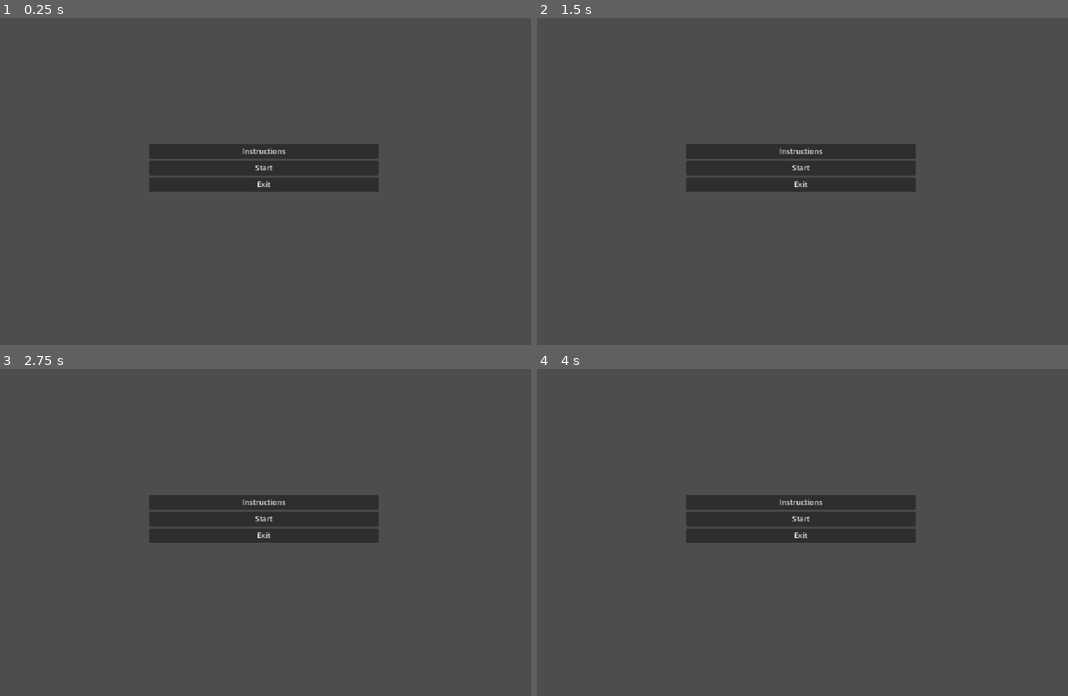
Above: before the commit, frames 1-4 (two rows, left to right).
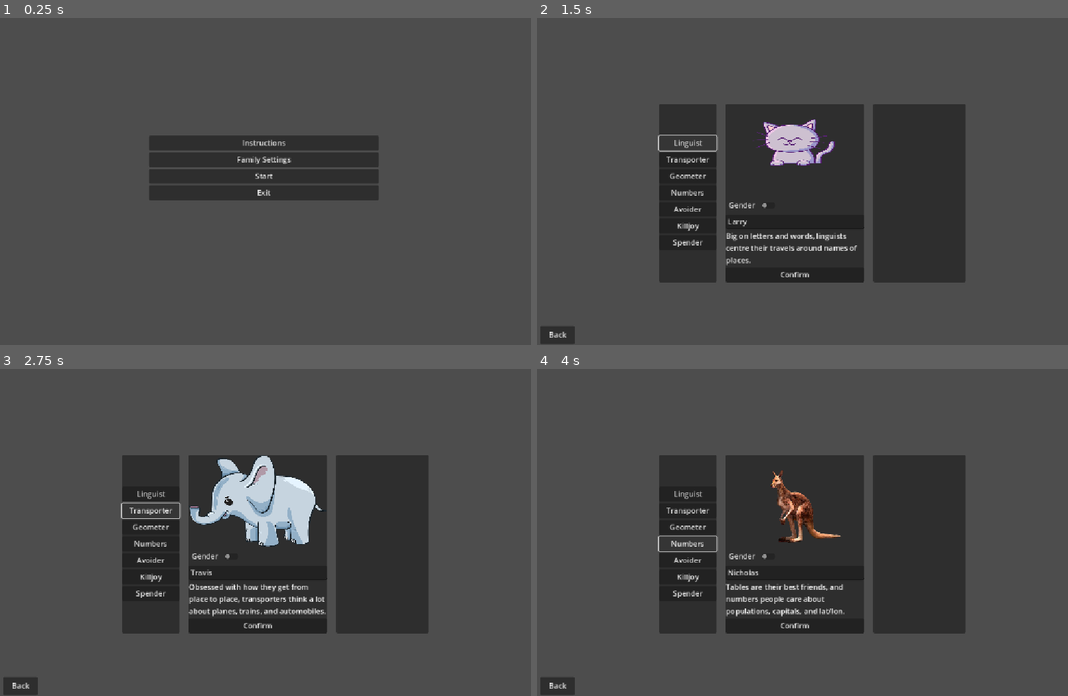
Above: after the commit, the same moments.

Repository: CanadianBoson/family-vacation
Game: Godot game, scene res://main_menu.tscn
Same seed, same stepped clock (60 frames per second), same inputs: the game is played once before the commit and once after it.
Inputs (mouse positions are in pixels of both pictures, inside the frame that each line leads up to):
- Up to frame 1 (0.25 s): no input
- Up to frame 2 (1.5 s): click (802, 158) at 0.5 s, where only the run after the commit has a clickable "Family Settings"; click (685, 142) at 1.25 s, where only the run after the commit has a clickable "Linguist"
- Up to frame 3 (2.75 s): click (148, 509) at 2 s, where only the run after the commit has a clickable "Transporter"
- Up to frame 4 (4 s): click (685, 525) at 2.75 s, where only the run after the commit has a clickable "Geometer"; click (685, 542) at 3.5 s, where only the run after the commit has a clickable "Numbers"

The runs differ from the first frame. In frame 1, 3.2% of the frame differs, in the area x 28-72%, y 35-56%; in frame 2, 25%; in frame 3, 26%, in the area x 0-81%, y 26-100%; in frame 4, 25%.

Commit message:
feat: add family settings menu and GUI

Diff:
--- /dev/null
+++ b/data/families.json
@@ -0,0 +1,53 @@
+{
+  "families": {
+	"Linguist": {
+	  "default_name_male": "Larry",
+	  "default_name_female": "Laurie",
+	  "image_path_male": "res://menu_images/cat.png",
+	  "image_path_female": "res://menu_images/dolphin.png",
+	  "description": "Big on letters and words, linguists centre their travels around names of places."
+	},
+	"Transporter": {
+	  "default_name_male": "Travis",
+	  "default_name_female": "Tabitha",
+	  "image_path_male": "res://menu_images/elephant.png",
+	  "image_path_female": "res://menu_images/fish.png",
+	  "description": "Obsessed with how they get from place to place, transporters think a lot about planes, trains, and automobiles."
+	},
+	"Geometer": {
+	  "default_name_male": "George",
+	  "default_name_female": "Gina",
+	  "image_path_male": "res://menu_images/kangaroo.png",
+	  "image_path_female": "res://menu_images/pig.png",
+	  "description": "In love with the shape of paths, geometers care about how the route twists and turns."
+	},
+	"Numbers": {
+	  "default_name_male": "Nicholas",
+	  "default_name_female": "Nikita",
+	  "image_path_male": "res://menu_images/kangaroo.png",
+	  "image_path_female": "res://menu_images/pig.png",
+	  "description": "Tables are their best friends, and numbers people care about populations, capitals, and lat/lon."
+	},
+	"Avoider": {
+	  "default_name_male": "Adam",
+	  "default_name_female": "Alison",
+	  "image_path_male": "res://menu_images/kangaroo.png",
+	  "image_path_female": "res://menu_images/pig.png",
+	  "description": "Scared of new experiences, avoiders have requirements about where not to go and where to pass through."
+	},
+	"Killjoy": {
+	  "default_name_male": "Kevin",
+	  "default_name_female": "Keira",
+	  "image_path_male": "res://menu_images/kangaroo.png",
+	  "image_path_female": "res://menu_images/pig.png",
+	  "description": "Every family has one -- killjoys are here to put limits on costs, distances, and number of places visited."
+	},
+	"Spender": {
+	  "default_name_male": "Steven",
+	  "default_name_female": "Serena",
+	  "image_path_male": "res://menu_images/kangaroo.png",
+	  "image_path_female": "res://menu_images/pig.png",
+	  "description": "The opposite of killjoys, costly family members want it all and they want it now."
+	}
+  }
+}
--- /dev/null
+++ b/family_item.gd
@@ -0,0 +1,20 @@
+# family_item.gd
+# This script represents a single confirmed entry in the right-hand list.
+extends PanelContainer
+
+# This signal will be emitted when the item is middle-clicked.
+signal delete_requested
+
+func _ready():
+	# Connect to the input signal to detect mouse clicks.
+	gui_input.connect(_on_gui_input)
+
+# This function allows the main scene to set the display text.
+func set_info(text: String):
+	$InfoLabel.text = text
+
+# In confirmed_family_item.gd
+
+func _on_gui_input(event: InputEvent):
+	if event is InputEventMouseButton and event.button_index == MOUSE_BUTTON_MIDDLE and event.is_pressed():
+		delete_requested.emit()
--- /dev/null
+++ b/family_item.tscn
@@ -0,0 +1,9 @@
+[gd_scene load_steps=2 format=3 uid="uid://c6lp02ycsfgwq"]
+
+[ext_resource type="Script" uid="uid://dlu5m0upnhbud" path="res://family_item.gd" id="1_xg680"]
+
+[node name="FamilyItem" type="PanelContainer"]
+script = ExtResource("1_xg680")
+
+[node name="InfoLabel" type="Label" parent="."]
+layout_mode = 2
--- /dev/null
+++ b/family_scene.gd
@@ -0,0 +1,123 @@
+# family_scene.gd
+# This script manages the new three-panel family selection screen with added constraints.
+extends Control
+
+# Preload the new scene for the right-hand panel entries.
+const ConfirmedItemScene = preload("res://family_item.tscn")
+
+# --- UI Node References for the new 3-panel layout ---
+@onready var family_list_vbox: VBoxContainer = $HBoxContainer/LeftPanel/FamilyListVBox
+@onready var family_image: TextureRect = $HBoxContainer/MiddlePanel/VBoxContainer/FamilyImage
+@onready var gender_toggle_button: CheckButton = $HBoxContainer/MiddlePanel/VBoxContainer/GenderToggle
+@onready var name_input: LineEdit = $HBoxContainer/MiddlePanel/VBoxContainer/NameInput
+@onready var description_label: Label = $HBoxContainer/MiddlePanel/VBoxContainer/DescriptionLabel
+@onready var confirm_button: Button = $HBoxContainer/MiddlePanel/VBoxContainer/ConfirmButton
+@onready var confirmed_list_vbox: VBoxContainer = $HBoxContainer/RightPanel/ScrollContainer/ConfirmedListVBox
+@onready var back_button: Button = $BackButton
+
+# --- State Variables ---
+var _family_data = {}
+var _selected_family_key = ""
+var _selected_gender = "male"
+# --- New: Array to track confirmed names for uniqueness ---
+var _confirmed_names = []
+
+func _ready():
+	_load_family_data()
+	_populate_family_list()
+
+	# Connect signals for the middle and back buttons.
+	gender_toggle_button.toggled.connect(_on_gender_toggle_toggled)
+	confirm_button.pressed.connect(_on_confirm_button_pressed)
+	back_button.pressed.connect(_on_back_button_pressed)
+
+	# --- New: Set the max length for the name input ---
+	name_input.max_length = 10
+
+	# Select the first family by default to populate the middle panel.
+	if not _family_data.is_empty():
+		_on_family_selected(_family_data.keys()[0])
+
+# Loads the family data from the JSON file.
+func _load_family_data():
+	var file_path = "res://data/families.json"
+	if not FileAccess.file_exists(file_path): return
+
+	var file = FileAccess.open(file_path, FileAccess.READ)
+	var content = file.get_as_text()
+	var json_data = JSON.parse_string(content)
+	if typeof(json_data) == TYPE_DICTIONARY and json_data.has("families"):
+		_family_data = json_data.families
+
+# Creates the clickable menu in the LeftPanel.
+func _populate_family_list():
+	for family_key in _family_data.keys():
+		var button = Button.new()
+		button.text = family_key # Now only shows the key.
+		button.pressed.connect(_on_family_selected.bind(family_key))
+		family_list_vbox.add_child(button)
+
+# Called when a family button in the LeftPanel is clicked.
+func _on_family_selected(family_key: String):
+	_selected_family_key = family_key
+	_update_middle_panel()
+
+# Called when the GenderToggle button is clicked.
+func _on_gender_toggle_toggled(button_pressed: bool):
+	_selected_gender = "female" if button_pressed else "male"
+	_update_middle_panel()
+
+# Updates the middle panel with the currently selected family's default info.
+func _update_middle_panel():
+	if _selected_family_key.is_empty() or not _family_data.has(_selected_family_key):
+		return
+
+	var data = _family_data[_selected_family_key]
+
+	description_label.text = data.get("description", "No description available.")
+
+	if _selected_gender == "male":
+		name_input.text = data.get("default_name_male", "N/A")
+		family_image.texture = load(data.get("image_path_male", ""))
+	else: # female
+		name_input.text = data.get("default_name_female", "N/A")
+		family_image.texture = load(data.get("image_path_female", ""))
+
+# Called when the "Confirm" button is pressed.
+func _on_confirm_button_pressed():
+	# --- New: Check if the confirmed list is already full ---
+	if confirmed_list_vbox.get_child_count() >= 6:
+		print("Cannot add more than 6 family members.")
+		return
+
+	var final_name = name_input.text
+
+	# --- New: Check if the name is already in use ---
+	if _confirmed_names.has(final_name):
+		print("Error: Name '%s' is already in use." % final_name)
+		return # Stop execution if the name is a duplicate.
+
+	# Create a new instance of our confirmed item scene.
+	var new_item = ConfirmedItemScene.instantiate()
+
+	var info_text = "%s (%s)" % [final_name, _selected_family_key]
+
+	# Set its text and add it to the RightPanel.
+	new_item.set_info(info_text)
+	confirmed_list_vbox.add_child(new_item)
+
+	# --- New: Add the name to our tracking list and connect its delete signal ---
+	_confirmed_names.append(final_name)
+	new_item.delete_requested.connect(_on_confirmed_item_deleted.bind(new_item, final_name))
+
+# --- New: This function is called when a confirmed item is middle-clicked ---
+func _on_confirmed_item_deleted(item_node: Node, name_to_remove: String):
+	# Remove the name from our tracking list.
+	_confirmed_names.erase(name_to_remove)
+	# --- FIX: The parent scene must be responsible for deleting the node. ---
+	item_node.queue_free()
+	print("Removed '%s' from the confirmed list." % name_to_remove)
+
+# Returns to the main menu.
+func _on_back_button_pressed():
+	get_tree().change_scene_to_file("res://main_menu.tscn")
--- /dev/null
+++ b/family_scene.tscn
@@ -0,0 +1,77 @@
+[gd_scene load_steps=2 format=3 uid="uid://gnknhq01f4rf"]
+
+[ext_resource type="Script" uid="uid://dwdxcagrnrhh0" path="res://family_scene.gd" id="1_lafal"]
+
+[node name="FamilyScene" type="Control"]
+layout_mode = 3
+anchors_preset = 0
+script = ExtResource("1_lafal")
+
+[node name="HBoxContainer" type="HBoxContainer" parent="."]
+layout_mode = 0
+offset_left = 264.0
+offset_top = 186.0
+offset_right = 932.0
+offset_bottom = 555.0
+theme_override_constants/separation = 20
+
+[node name="LeftPanel" type="PanelContainer" parent="HBoxContainer"]
+custom_minimum_size = Vector2(50, 0)
+layout_mode = 2
+size_flags_horizontal = 0
+
+[node name="FamilyListVBox" type="VBoxContainer" parent="HBoxContainer/LeftPanel"]
+custom_minimum_size = Vector2(125, 0)
+layout_mode = 2
+alignment = 1
+
+[node name="MiddlePanel" type="PanelContainer" parent="HBoxContainer"]
+custom_minimum_size = Vector2(300, 0)
+layout_mode = 2
+size_flags_horizontal = 4
+
+[node name="VBoxContainer" type="VBoxContainer" parent="HBoxContainer/MiddlePanel"]
+custom_minimum_size = Vector2(300, 0)
+layout_mode = 2
+size_flags_horizontal = 4
+
+[node name="FamilyImage" type="TextureRect" parent="HBoxContainer/MiddlePanel/VBoxContainer"]
+custom_minimum_size = Vector2(200, 200)
+layout_mode = 2
+expand_mode = 2
+
+[node name="GenderToggle" type="CheckButton" parent="HBoxContainer/MiddlePanel/VBoxContainer"]
+custom_minimum_size = Vector2(100, 0)
+layout_mode = 2
+size_flags_horizontal = 0
+text = "Gender  "
+
+[node name="NameInput" type="LineEdit" parent="HBoxContainer/MiddlePanel/VBoxContainer"]
+layout_mode = 2
+
+[node name="DescriptionLabel" type="Label" parent="HBoxContainer/MiddlePanel/VBoxContainer"]
+custom_minimum_size = Vector2(100, 0)
+layout_mode = 2
+autowrap_mode = 3
+
+[node name="ConfirmButton" type="Button" parent="HBoxContainer/MiddlePanel/VBoxContainer"]
+layout_mode = 2
+text = "Confirm"
+
+[node name="RightPanel" type="PanelContainer" parent="HBoxContainer"]
+custom_minimum_size = Vector2(200, 0)
+layout_mode = 2
+
+[node name="ScrollContainer" type="ScrollContainer" parent="HBoxContainer/RightPanel"]
+layout_mode = 2
+
+[node name="ConfirmedListVBox" type="VBoxContainer" parent="HBoxContainer/RightPanel/ScrollContainer"]
+layout_mode = 2
+
+[node name="BackButton" type="Button" parent="."]
+layout_mode = 0
+offset_left = 6.0
+offset_top = 668.0
+offset_right = 81.0
+offset_bottom = 707.0
+text = "Back"
--- a/game_scene.tscn
+++ b/game_scene.tscn
@@ -285,9 +285,9 @@
 
 [node name="VerticalMenu" parent="." instance=ExtResource("8_e35lh")]
 custom_minimum_size = Vector2(80, 50)
-offset_left = 952.0
+offset_left = 948.0
 offset_top = 137.0
-offset_right = 1141.0
+offset_right = 1137.0
 offset_bottom = 195.0
 
 [node name="QuestManager" type="Node" parent="."]
--- a/main_menu.gd
+++ b/main_menu.gd
@@ -19,3 +19,6 @@
 func _on_exit_button_pressed():
 	# This line quits the application.
 	get_tree().quit()
+
+func _on_button_family_pressed():
+	get_tree().change_scene_to_file("res://family_scene.tscn")
--- a/main_menu.tscn
+++ b/main_menu.tscn
@@ -31,6 +31,10 @@
 layout_mode = 2
 text = "Instructions"
 
+[node name="Button_Family" type="Button" parent="MainMenu/VBoxContainer"]
+layout_mode = 2
+text = "Family Settings"
+
 [node name="Button_Start" type="Button" parent="MainMenu/VBoxContainer"]
 layout_mode = 2
 text = "Start"
@@ -40,5 +44,6 @@
 text = "Exit"
 
 [connection signal="pressed" from="MainMenu/VBoxContainer/Button_Instructions" to="MainMenu" method="_on_instructions_button_pressed"]
+[connection signal="pressed" from="MainMenu/VBoxContainer/Button_Family" to="MainMenu" method="_on_button_family_pressed"]
 [connection signal="pressed" from="MainMenu/VBoxContainer/Button_Start" to="MainMenu" method="_on_start_button_pressed"]
 [connection signal="pressed" from="MainMenu/VBoxContainer/Button_Exit" to="MainMenu" method="_on_exit_button_pressed"]
Not shown, added: family_item.gd.uid
Not shown, added: family_scene.gd.uid
